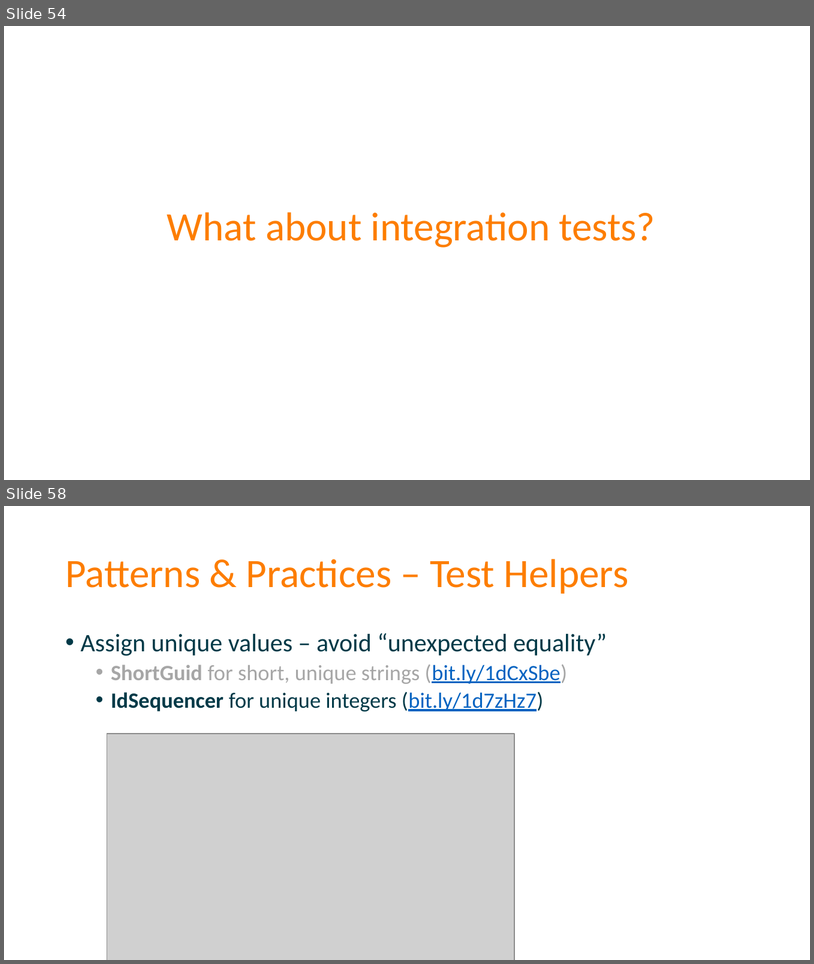
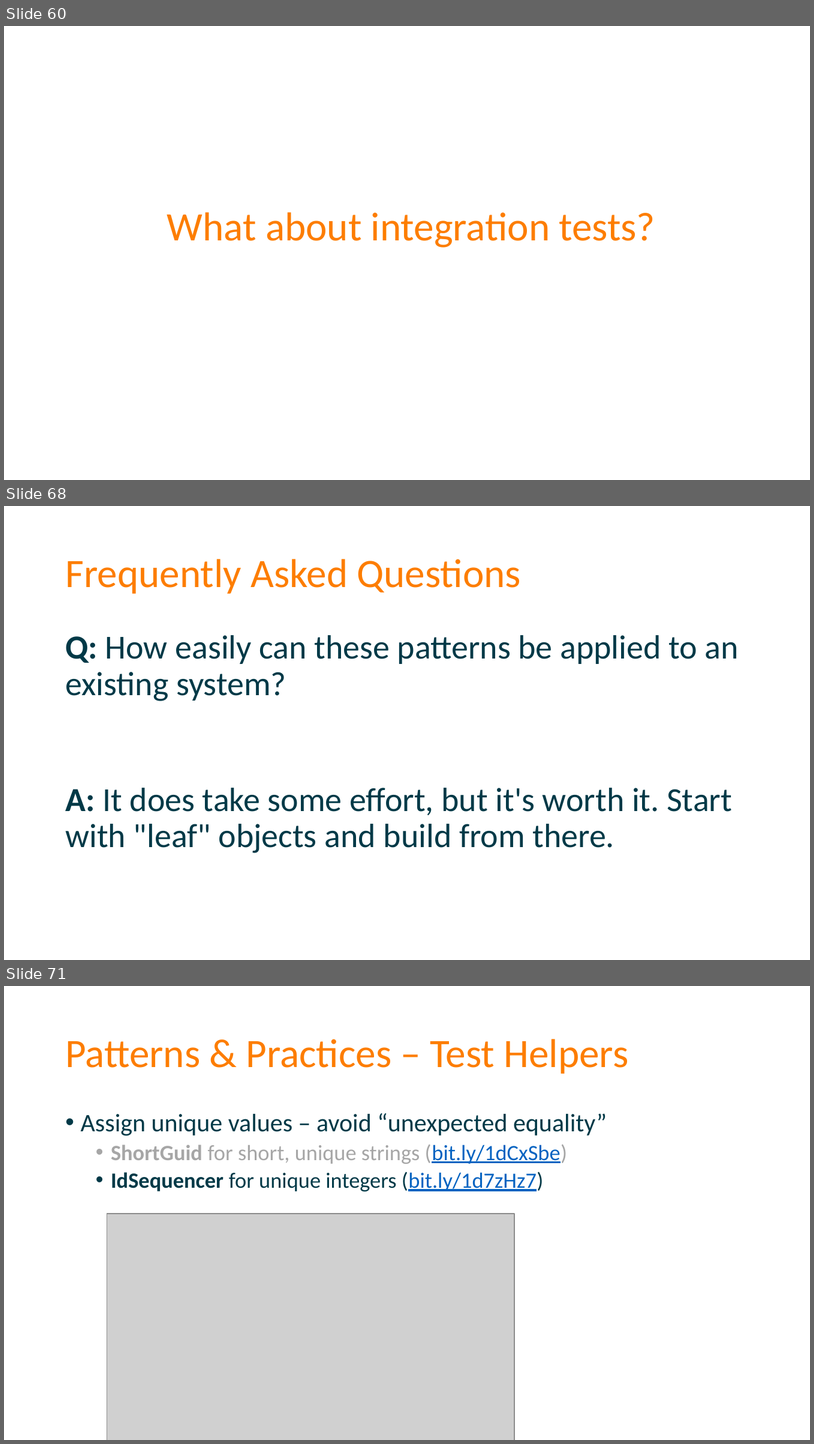
Before and after one commit to spetryjohnson/Talk-Patterns_of_Effective_Test_Setup, a slide deck: POETS - CodeMash 2017.pptx. Shown one above the other, each under a label of ours: slides 54 and 58 before the commit, slides 60, 68 and 71 after it; the slides between them are not shown. The pictures are 814x964 and 814x1444 pixels, drawn with LibreOffice and Linux fonts; fonts in the diff are those of the drawing; grey boxes stand for pictures. Boxes give left, top, right and bottom in pixels: in the first picture for what was removed or moved away, otherwise in the second. Text is boxed around its words. In the diff, an @@ line names an element or a change of style, - is before the commit and + after.

```diff
--- a/POETS - CodeMash 2017.pptx
+++ b/POETS - CodeMash 2017.pptx
@@ slide 68 added at bbox=[4, 506, 810, 960], background #FFFFFF @@
@@ title added at bbox=[65, 559, 521, 594], 48 pt, text #FD7D00 @@
+Frequently Asked Questions
@@ text added at bbox=[65, 635, 739, 853], 40 pt, text #013947 @@
+Q: How easily can these patterns be applied to an existing system?
+A: It does take some effort, but it's worth it. Start with "leaf" objects and build from there.
@@ what was slide 54 is now slide 60 @@
@@ what was slide 58 is now slide 71 @@
```
Also in this commit, not shown: 14 slides changed, 5 other slides added, 14 slides removed, 1 other file.
